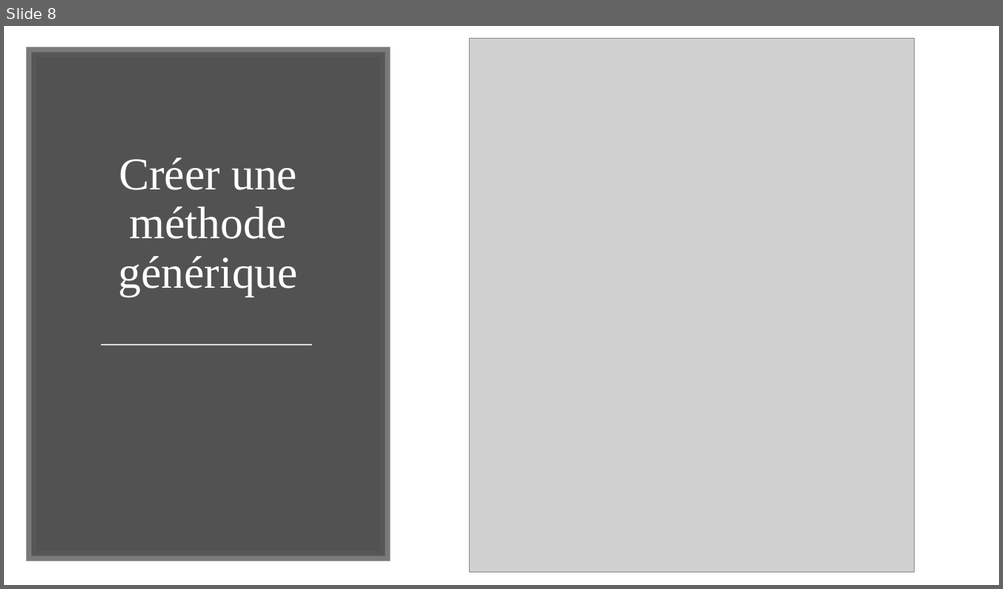
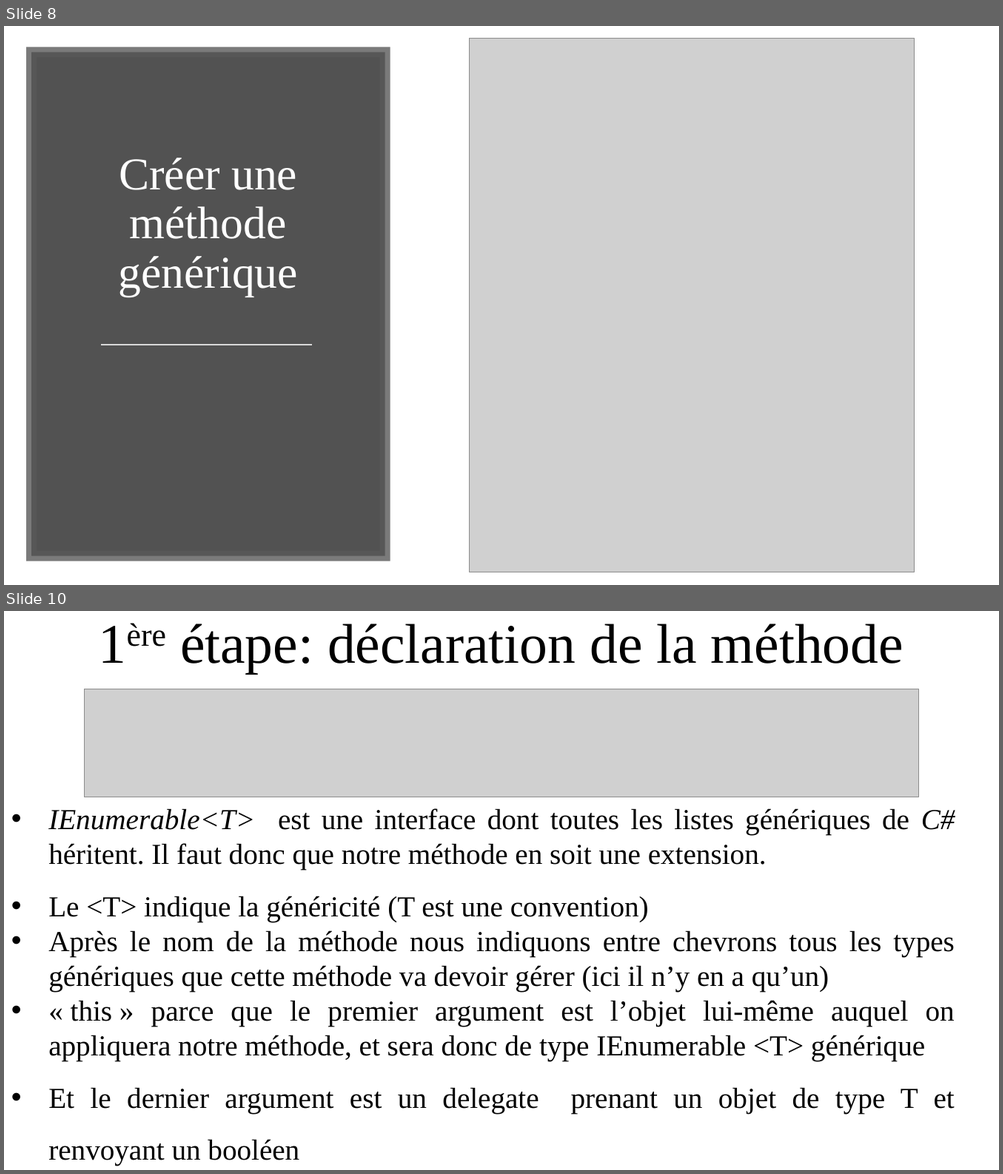
Before and after one commit to LucasDenele/CSharp2018-2019, a slide deck: ClasseC#.pptx. Shown one above the other, each under a label of ours: slide 8 before the commit, slides 8 and 10 after it; the slides between them are not shown. The pictures are 1003x589 and 1003x1174 pixels, drawn with LibreOffice and Linux fonts; fonts in the diff are those of the drawing; grey boxes stand for pictures. Boxes give left, top, right and bottom in pixels: in the first picture for what was removed or moved away, otherwise in the second. Text is boxed around its words. In the diff, an @@ line names an element or a change of style, - is before the commit and + after.

```diff
--- a/ClasseC#.pptx
+++ b/ClasseC#.pptx
@@ slide 10 added at (4,611,999,1170), background #FFFFFF @@
@@ text added at (180,624,903,674), 54 pt, text #000000 @@
+1ère étape: déclaration de la méthode
@@ picture added at (84,689,919,797) @@
@@ text added at (48,809,955,1113), 28 pt, text #000000 @@
+• IEnumerable<T> est une interface dont toutes les listes génériques de C# héritent. Il faut donc que notre méthode en soit une extension.
+• Le <T> indique la généricité (T est une convention)
+• Après le nom de la méthode nous indiquons entre chevrons tous les types génériques que cette méthode va devoir gérer (ici il n’y en a qu’un)
+• « this » parce que le premier argument est l’objet lui-même auquel on appliquera notre méthode, et sera donc de type IEnumerable <T> générique
+• Et le dernier argument est un delegate prenant un objet de type T et renvoyant un booléen
```
Also in this commit, not shown: 1 other slide added, 1 slide removed.
